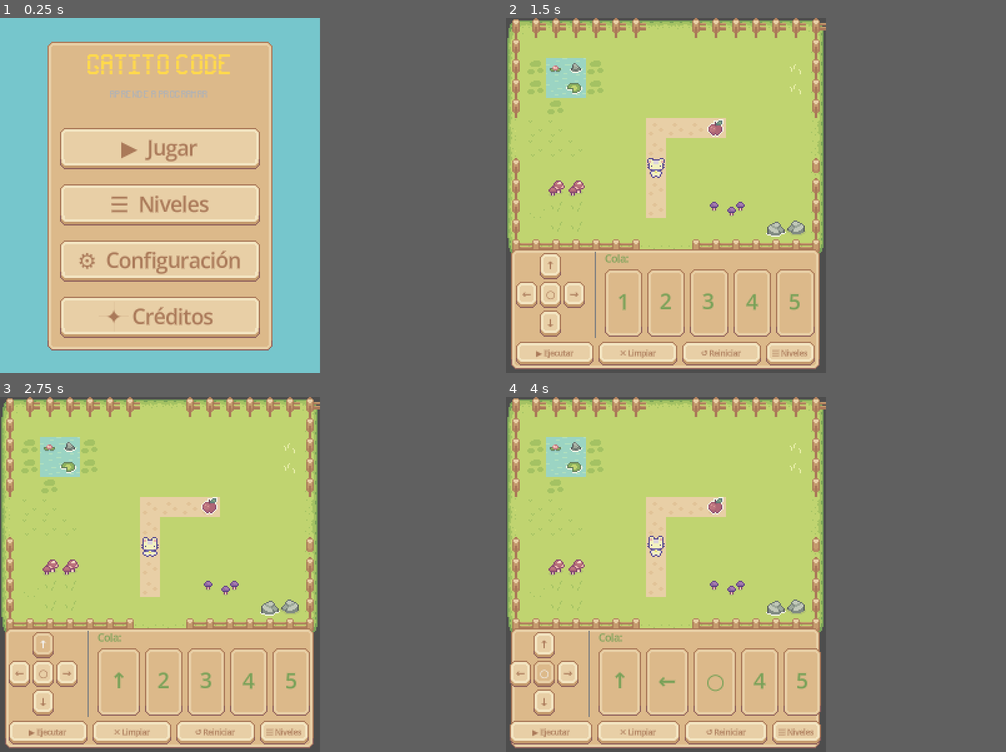
Above: before the commit, frames 1-4 (two rows, left to right).
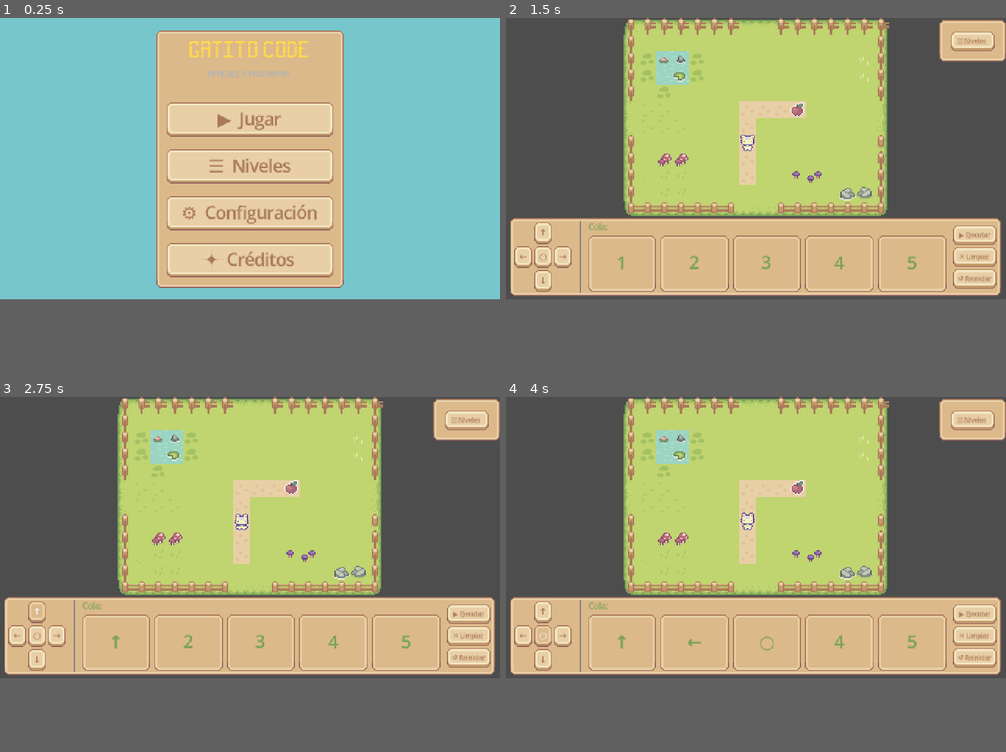
Above: after the commit, the same moments.

Repository: iarabaya/proyecto-integrador-v1
Game: Godot game, scene res://scenes/main_menu/main_menu.tscn
Two runs of this game, one before a commit and one after it. Both use one fixed random seed, a clock stepped at 60 frames per second and the inputs below.
Inputs (mouse positions are in pixels of both pictures, inside the frame that each line leads up to; where the layout moved, square brackets give the same spot in the first picture):
- Up to frame 1 (0.25 s): no input
- Up to frame 2 (1.5 s): click "☰ Niveles" at 0.5 s; click (636, 131) [616, 135] at 1.25 s
- Up to frame 3 (2.75 s): click "↑" at 2 s
- Up to frame 4 (4 s): click "←" at 2.75 s; click "○" at 3.5 s
The window is 512x568 before the commit and 800x450 after it. Grey fills any space a smaller window leaves; there, only what the larger window draws over its background counts as a difference.

The runs differ from the first frame. In frame 1, 44% of the frame differs, in the area x 9-69%, y 3-94%; in frame 2, 54%, in the area x 0-100%, y 0-100%; in frame 3, 54%; in frame 4, 54%.

Commit message:
feat: reestructuracion del viewport y ui

Diff:
--- a/project.godot
+++ b/project.godot
@@ -22,11 +22,11 @@
 
 [display]
 
-window/size/viewport_width=256
-window/size/viewport_height=284
-window/size/window_width_override=768
-window/size/window_height_override=816
-window/stretch/mode="viewport"
+window/size/viewport_width=480
+window/size/viewport_height=270
+window/size/window_width_override=960
+window/size/window_height_override=540
+window/stretch/mode="canvas_items"
 window/stretch/scale_mode="integer"
 
 [gui]
--- a/scenes/command_ui/command_ui.gd
+++ b/scenes/command_ui/command_ui.gd
@@ -14,16 +14,16 @@
 var _queue: Array[String] = []
 var _slot_labels: Array[Label] = []
 
-@onready var _btn_up:      Button        = $Panel/Margin/VBox/TopRow/DPad/BtnUp
-@onready var _btn_down:    Button        = $Panel/Margin/VBox/TopRow/DPad/BtnDown
-@onready var _btn_left:    Button        = $Panel/Margin/VBox/TopRow/DPad/BtnLeft
-@onready var _btn_right:   Button        = $Panel/Margin/VBox/TopRow/DPad/BtnRight
-@onready var _btn_jump:    Button        = $Panel/Margin/VBox/TopRow/DPad/BtnJump
-@onready var _btn_execute: Button        = $Panel/Margin/VBox/BottomRow/BtnExecute
-@onready var _btn_clear:   Button        = $Panel/Margin/VBox/BottomRow/BtnClear
-@onready var _btn_restart: Button        = $Panel/Margin/VBox/BottomRow/BtnRestart
-@onready var _slots_hbox:  HBoxContainer = $Panel/Margin/VBox/TopRow/Queue/Slots
-@onready var _btn_levels: Button = $Panel/Margin/VBox/BottomRow/BtnLevels
+@onready var _btn_up:      Button        = $Panel/Margin/HBox/DPad/BtnUp
+@onready var _btn_down:    Button        = $Panel/Margin/HBox/DPad/BtnDown
+@onready var _btn_left:    Button        = $Panel/Margin/HBox/DPad/BtnLeft
+@onready var _btn_right:   Button        = $Panel/Margin/HBox/DPad/BtnRight
+@onready var _btn_jump:    Button        = $Panel/Margin/HBox/DPad/BtnJump
+@onready var _slots_hbox:  HBoxContainer = $Panel/Margin/HBox/Queue/Slots
+@onready var _btn_execute: Button        = $Panel/Margin/HBox/Buttons/BtnExecute
+@onready var _btn_clear:   Button        = $Panel/Margin/HBox/Buttons/BtnClear
+@onready var _btn_restart: Button        = $Panel/Margin/HBox/Buttons/BtnRestart
+@onready var _btn_levels: Button = $PanelMenu/BtnLevels
 
 
 func _ready() -> void:
--- a/scenes/command_ui/command_ui.tscn
+++ b/scenes/command_ui/command_ui.tscn
@@ -13,7 +13,7 @@
 anchor_right = 1.0
 anchor_bottom = 1.0
 offset_left = 4.0
-offset_top = -99.0
+offset_top = -78.0
 offset_right = -5.0
 offset_bottom = -3.0
 grow_horizontal = 2
@@ -31,108 +31,125 @@
 theme_override_constants/margin_right = 4
 theme_override_constants/margin_bottom = 4
 
-[node name="VBox" type="VBoxContainer" parent="Panel/Margin" unique_id=1543750474]
-layout_mode = 2
-theme_override_constants/separation = 4
-
-[node name="TopRow" type="HBoxContainer" parent="Panel/Margin/VBox" unique_id=1997753678]
+[node name="HBox" type="HBoxContainer" parent="Panel/Margin" unique_id=1997753678]
 layout_mode = 2
 size_flags_vertical = 3
 theme_override_constants/separation = 6
 
-[node name="DPad" type="GridContainer" parent="Panel/Margin/VBox/TopRow" unique_id=1914128786]
+[node name="DPad" type="GridContainer" parent="Panel/Margin/HBox" unique_id=1914128786]
 layout_mode = 2
 size_flags_vertical = 4
 theme_override_constants/h_separation = 2
 theme_override_constants/v_separation = 2
 columns = 3
 
-[node name="Sp1" type="Control" parent="Panel/Margin/VBox/TopRow/DPad" unique_id=504663382]
+[node name="Sp1" type="Control" parent="Panel/Margin/HBox/DPad" unique_id=504663382]
 custom_minimum_size = Vector2(12, 12)
 layout_mode = 2
 
-[node name="BtnUp" type="Button" parent="Panel/Margin/VBox/TopRow/DPad" unique_id=648108523]
+[node name="BtnUp" type="Button" parent="Panel/Margin/HBox/DPad" unique_id=648108523]
 custom_minimum_size = Vector2(12, 12)
 layout_mode = 2
 theme_override_font_sizes/font_size = 8
 text = "↑"
 
-[node name="Sp2" type="Control" parent="Panel/Margin/VBox/TopRow/DPad" unique_id=932562135]
+[node name="Sp2" type="Control" parent="Panel/Margin/HBox/DPad" unique_id=932562135]
 custom_minimum_size = Vector2(12, 12)
 layout_mode = 2
 
-[node name="BtnLeft" type="Button" parent="Panel/Margin/VBox/TopRow/DPad" unique_id=1589540359]
+[node name="BtnLeft" type="Button" parent="Panel/Margin/HBox/DPad" unique_id=1589540359]
 custom_minimum_size = Vector2(12, 12)
 layout_mode = 2
 theme_override_font_sizes/font_size = 8
 text = "←"
 
-[node name="BtnJump" type="Button" parent="Panel/Margin/VBox/TopRow/DPad" unique_id=870919966]
+[node name="BtnJump" type="Button" parent="Panel/Margin/HBox/DPad" unique_id=870919966]
 custom_minimum_size = Vector2(12, 12)
 layout_mode = 2
 theme_override_font_sizes/font_size = 8
 text = "○"
 
-[node name="BtnRight" type="Button" parent="Panel/Margin/VBox/TopRow/DPad" unique_id=211985155]
+[node name="BtnRight" type="Button" parent="Panel/Margin/HBox/DPad" unique_id=211985155]
 custom_minimum_size = Vector2(12, 12)
 layout_mode = 2
 theme_override_font_sizes/font_size = 8
 text = "→"
 
-[node name="Sp3" type="Control" parent="Panel/Margin/VBox/TopRow/DPad" unique_id=963540460]
+[node name="Sp3" type="Control" parent="Panel/Margin/HBox/DPad" unique_id=963540460]
 custom_minimum_size = Vector2(12, 12)
 layout_mode = 2
 
-[node name="BtnDown" type="Button" parent="Panel/Margin/VBox/TopRow/DPad" unique_id=945447920]
+[node name="BtnDown" type="Button" parent="Panel/Margin/HBox/DPad" unique_id=945447920]
 custom_minimum_size = Vector2(12, 12)
 layout_mode = 2
 theme_override_font_sizes/font_size = 8
 text = "↓"
 
-[node name="Sp4" type="Control" parent="Panel/Margin/VBox/TopRow/DPad" unique_id=344564087]
+[node name="Sp4" type="Control" parent="Panel/Margin/HBox/DPad" unique_id=344564087]
 custom_minimum_size = Vector2(12, 12)
 layout_mode = 2
 
-[node name="Sep1" type="VSeparator" parent="Panel/Margin/VBox/TopRow" unique_id=1196464839]
+[node name="Sep1" type="VSeparator" parent="Panel/Margin/HBox" unique_id=1196464839]
 layout_mode = 2
 
-[node name="Queue" type="VBoxContainer" parent="Panel/Margin/VBox/TopRow" unique_id=1722506151]
+[node name="Queue" type="VBoxContainer" parent="Panel/Margin/HBox" unique_id=1722506151]
 layout_mode = 2
 size_flags_horizontal = 3
 theme_override_constants/separation = 2
 
-[node name="QueueLabel" type="Label" parent="Panel/Margin/VBox/TopRow/Queue" unique_id=1604981099]
+[node name="QueueLabel" type="Label" parent="Panel/Margin/HBox/Queue" unique_id=1604981099]
 layout_mode = 2
 theme_override_font_sizes/font_size = 8
 text = "Cola:"
 
-[node name="Slots" type="HBoxContainer" parent="Panel/Margin/VBox/TopRow/Queue" unique_id=1487513496]
+[node name="Slots" type="HBoxContainer" parent="Panel/Margin/HBox/Queue" unique_id=1487513496]
 layout_mode = 2
 size_flags_vertical = 3
 
-[node name="BottomRow" type="HBoxContainer" parent="Panel/Margin/VBox" unique_id=41147282]
+[node name="Buttons" type="VBoxContainer" parent="Panel/Margin/HBox" unique_id=1176916268]
 layout_mode = 2
-theme_override_constants/separation = 4
+size_flags_vertical = 4
+theme_override_constants/separation = 2
 
-[node name="BtnExecute" type="Button" parent="Panel/Margin/VBox/BottomRow" unique_id=453551612]
+[node name="BtnExecute" type="Button" parent="Panel/Margin/HBox/Buttons" unique_id=719737398]
 layout_mode = 2
 size_flags_horizontal = 3
 theme_override_font_sizes/font_size = 6
 text = "▶ Ejecutar"
 
-[node name="BtnClear" type="Button" parent="Panel/Margin/VBox/BottomRow" unique_id=1011530527]
+[node name="BtnClear" type="Button" parent="Panel/Margin/HBox/Buttons" unique_id=268067705]
 layout_mode = 2
 size_flags_horizontal = 3
 theme_override_font_sizes/font_size = 6
 text = "✕ Limpiar"
 
-[node name="BtnRestart" type="Button" parent="Panel/Margin/VBox/BottomRow" unique_id=207131774]
+[node name="BtnRestart" type="Button" parent="Panel/Margin/HBox/Buttons" unique_id=955354212]
 layout_mode = 2
 size_flags_horizontal = 3
 theme_override_font_sizes/font_size = 6
 text = "↺ Reiniciar"
 
-[node name="BtnLevels" type="Button" parent="Panel/Margin/VBox/BottomRow" unique_id=359112055]
-layout_mode = 2
+[node name="PanelMenu" type="Panel" parent="." unique_id=1285865044]
+anchors_preset = 1
+anchor_left = 1.0
+anchor_right = 1.0
+offset_left = -64.0
+offset_top = 2.0
+offset_bottom = 42.0
+grow_horizontal = 0
+
+[node name="BtnLevels" type="Button" parent="PanelMenu" unique_id=1433505967]
+layout_mode = 1
+anchors_preset = 8
+anchor_left = 0.5
+anchor_top = 0.5
+anchor_right = 0.5
+anchor_bottom = 0.5
+offset_left = -21.0
+offset_top = -9.5
+offset_right = 21.0
+offset_bottom = 9.5
+grow_horizontal = 2
+grow_vertical = 2
 theme_override_font_sizes/font_size = 6
 text = "☰ Niveles"
--- a/scenes/game_level/game_level.gd
+++ b/scenes/game_level/game_level.gd
@@ -1,9 +1,12 @@
 extends Node2D
 
 const PlayerScene := preload("res://scenes/player/Player.tscn")
+const TILE := 16
 
-@onready var floor_layer:      TileMapLayer = $FloorLayer
-@onready var walls_layer:      TileMapLayer = $WallsLayer
+# ── MapRoot wraps all world-space objects so we can offset them together ──
+@onready var map_root:         Node2D       = $MapRoot
+@onready var floor_layer:      TileMapLayer = $MapRoot/FloorLayer
+@onready var walls_layer:      TileMapLayer = $MapRoot/WallsLayer
 @onready var _ui:              CanvasLayer  = $CommandUI
 @onready var _win_overlay:     CanvasLayer  = $WinOverlay
 @onready var _win_restart_btn: Button       = $WinOverlay/Background/Panel/VBox/BtnRestart
@@ -18,8 +21,18 @@
 
 func _ready() -> void:
 	_level_key = SaveSystem.current_level_key
+	level_data = LevelLoader.load_level(_level_key, floor_layer, walls_layer)
 
-	level_data = LevelLoader.load_level(_level_key, floor_layer, walls_layer)
+	# ── Center the map horizontally in the viewport ──────────────────────
+	var vp        := get_viewport_rect().size          # e.g. 480 × 270
+	var map_w:    int   = int(level_data["cols"]) * TILE         # 16 × 16 = 256
+	var map_h:    int   = int(level_data["rows"]) * TILE        # 12 × 16 = 192
+	var offset_x: float = floor((vp.x - float(map_w)) / 2.0)      # (480-256)/2 = 112
+	#var offset_y: float = floor((vp.y - float(map_h)) / 2.0)      # (270-192)/2 =  39  ← optional
+	map_root.position = Vector2(offset_x, 0)
+	# If you prefer top-aligned (tilemap touches top edge), use:
+	#   map_root.position = Vector2(offset_x, 0.0)
+	# ─────────────────────────────────────────────────────────────────────
 
 	player_model = PlayerModel.new(
 		level_data["cols"],
@@ -30,11 +43,11 @@
 	)
 
 	pickup_manager = PickupManager.new()
-	add_child(pickup_manager)
+	map_root.add_child(pickup_manager)   # ← was add_child(pickup_manager)
 	pickup_manager.setup(level_data["objects"], level_data["solid"])
 
 	player = PlayerScene.instantiate()
-	add_child(player)
+	map_root.add_child(player)           # ← was add_child(player)
 	player.z_index = 4
 	player.setup(player_model)
 
--- a/scenes/game_level/game_level.tscn
+++ b/scenes/game_level/game_level.tscn
@@ -8,10 +8,12 @@
 [node name="GameLevel" type="Node2D" unique_id=1969413610]
 script = ExtResource("1_wvkt4")
 
-[node name="FloorLayer" type="TileMapLayer" parent="." unique_id=1299516887]
+[node name="MapRoot" type="Node2D" parent="." unique_id=1291255433]
+
+[node name="FloorLayer" type="TileMapLayer" parent="MapRoot" unique_id=1299516887]
 tile_set = ExtResource("2_ut8xk")
 
-[node name="WallsLayer" type="TileMapLayer" parent="." unique_id=526426670]
+[node name="WallsLayer" type="TileMapLayer" parent="MapRoot" unique_id=526426670]
 z_index = 2
 tile_set = ExtResource("2_ut8xk")
 
